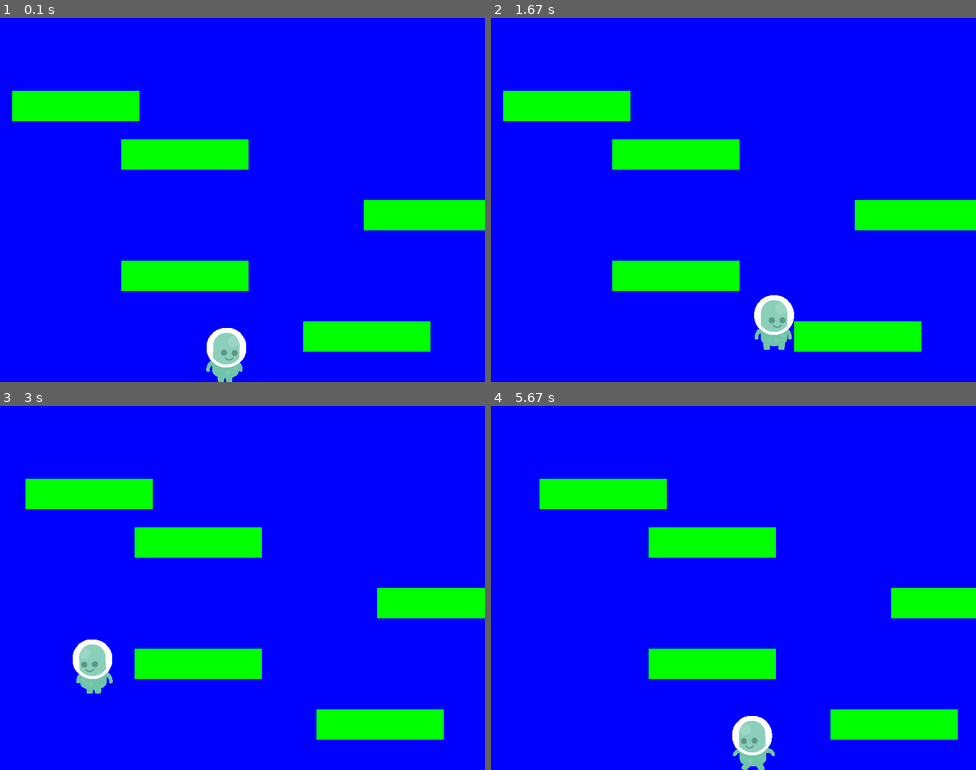
Above: before the commit, frames 1-4 (two rows, left to right).
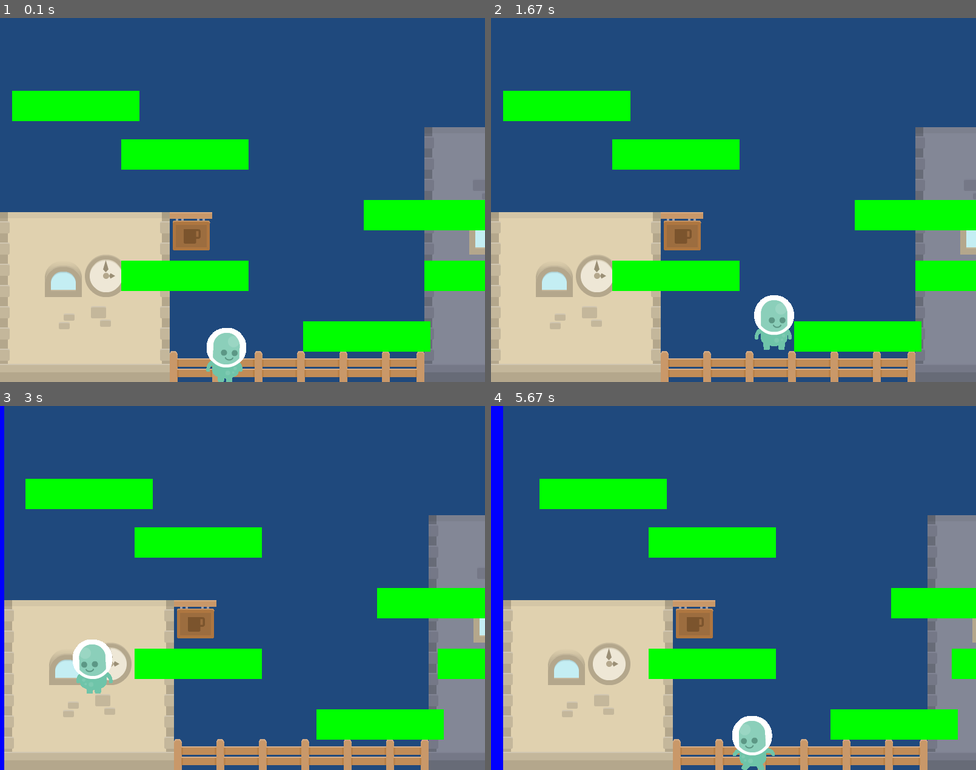
Above: after the commit, the same moments.

Repository: mindheist/pygame_examples
Game: pygame game, started from pygame_platform/platformer_basic.py
The game is run twice, just before and just after one commit, with the same random seed, the same clock (stepped at 60 frames per second) and the same inputs.
Inputs:
- Up to frame 1 (0.1 s): no input
- Up to frame 2 (1.67 s): hold Right 0.33-0.8 s; hold Up 0.83-1.13 s; hold Up 1.17-1.63 s
- Up to frame 3 (3 s): hold Left 1.67-2.2 s; hold Left 2.23-2.63 s; hold Up from 2.67 s (still down)
- Up to frame 4 (5.67 s): release Up at 3.03 s; hold Right 3.07-3.7 s; hold Left 3.73-4.2 s; hold Right 4.23-4.7 s; hold Up 4.73-5.03 s; hold Right 5.07-5.53 s; hold Left from 5.57 s (still down)

The runs differ from the first frame. In frame 1, 88% of the frame differs, in the area x 0-100%, y 0-100%; in frame 2, 88%; in frame 3, 88%; in frame 4, 86%.

Commit message:
+ Adding new background files
+ Adding code to handle background blit

Diff:
--- a/pygame_platform/platformer_basic.py
+++ b/pygame_platform/platformer_basic.py
@@ -211,7 +211,7 @@
 	background = None
 
 	world_shift = 0
-	level_limit = -500
+	level_limit = -2500
 
 	def __init__(self,player):
 		self.platform_list = pygame.sprite.Group()
@@ -228,7 +228,10 @@
 		screen.fill(BLUE)
 		self.platform_list.draw(screen)
 		self.enemy_list.draw(screen)
-		#screen.blit(self.background,(self.world_shift // 3,0))
+		screen.blit(self.background,(self.world_shift // 3,0))
+
+		self.platform_list.draw(screen)
+		self.enemy_list.draw(screen)
 
 	def shift_world(self,shift_x):
 		self.world_shift += shift_x
@@ -243,16 +246,21 @@
 	def  __init__(self,player):
 		Level.__init__(self,player)
 
-		#self.background = pygame.image.load("background_01.png").convert()
-		#self.background.set_colorkey(WHITE)
-
-		self.level_limit = -500
+		self.background = pygame.image.load("background_01.png").convert()
+		self.background.set_colorkey(WHITE)
+
+		self.level_limit = -2500
 
 		level=[[210,50,500,500],
 			   [210,50,200,400],
 			   [210,50,600,300],
 			   [210,50,20,120],
-			   [210,50,200,200]
+			   [210,50,200,200],
+			   [210,50,700,400],
+			   [210,50,900,500],
+			   [210,50,1100,400],
+			   [210,50,1600,300],
+			   [210,30,2100,500]
 				]
 
 		for platform in level:
@@ -266,7 +274,10 @@
 	def  __init__(self,player):
 		Level.__init__(self,player)
 
-		self.level_limit = -1000
+		self.background = pygame.image.load("background_02.png").convert()
+		self.background.set_colorkey(WHITE)
+
+		self.level_limit = -3500
 
 		level=[[210,30,500,500],
 			   [210,30,200,400],
Binary file added: pygame_platform/background_02.png
Binary file added: pygame_platform/bd3.jpg
Binary file added: pygame_platform/mars.jpeg
Binary file added: pygame_platform/mars2.jpg
Binary file added: pygame_platform/mars3.jpg
Binary file added: pygame_platform/mars4.jpg
Binary file added: pygame_platform/space.jpg
Binary file added: pygame_platform/space1.jpg
